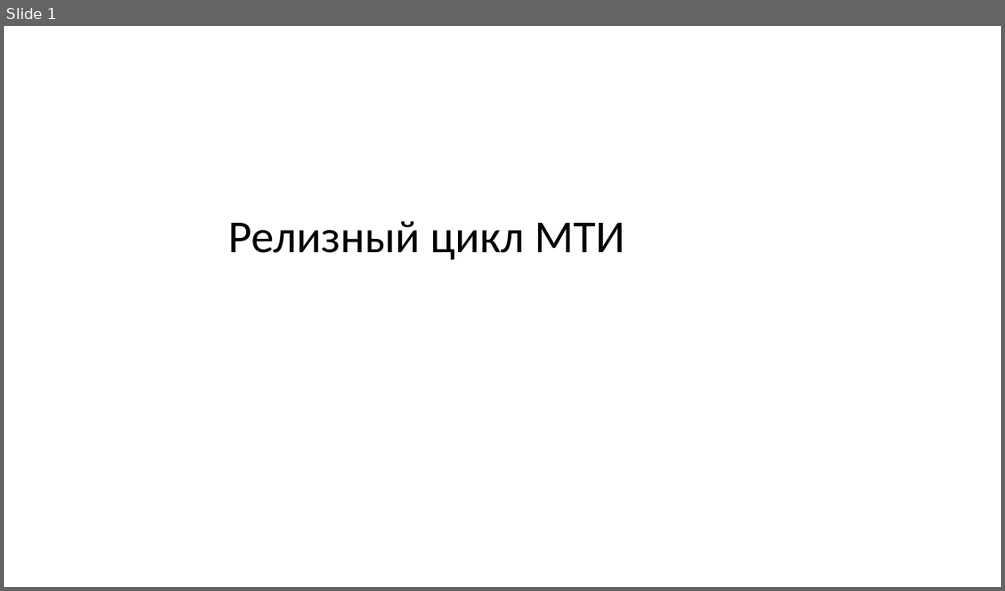
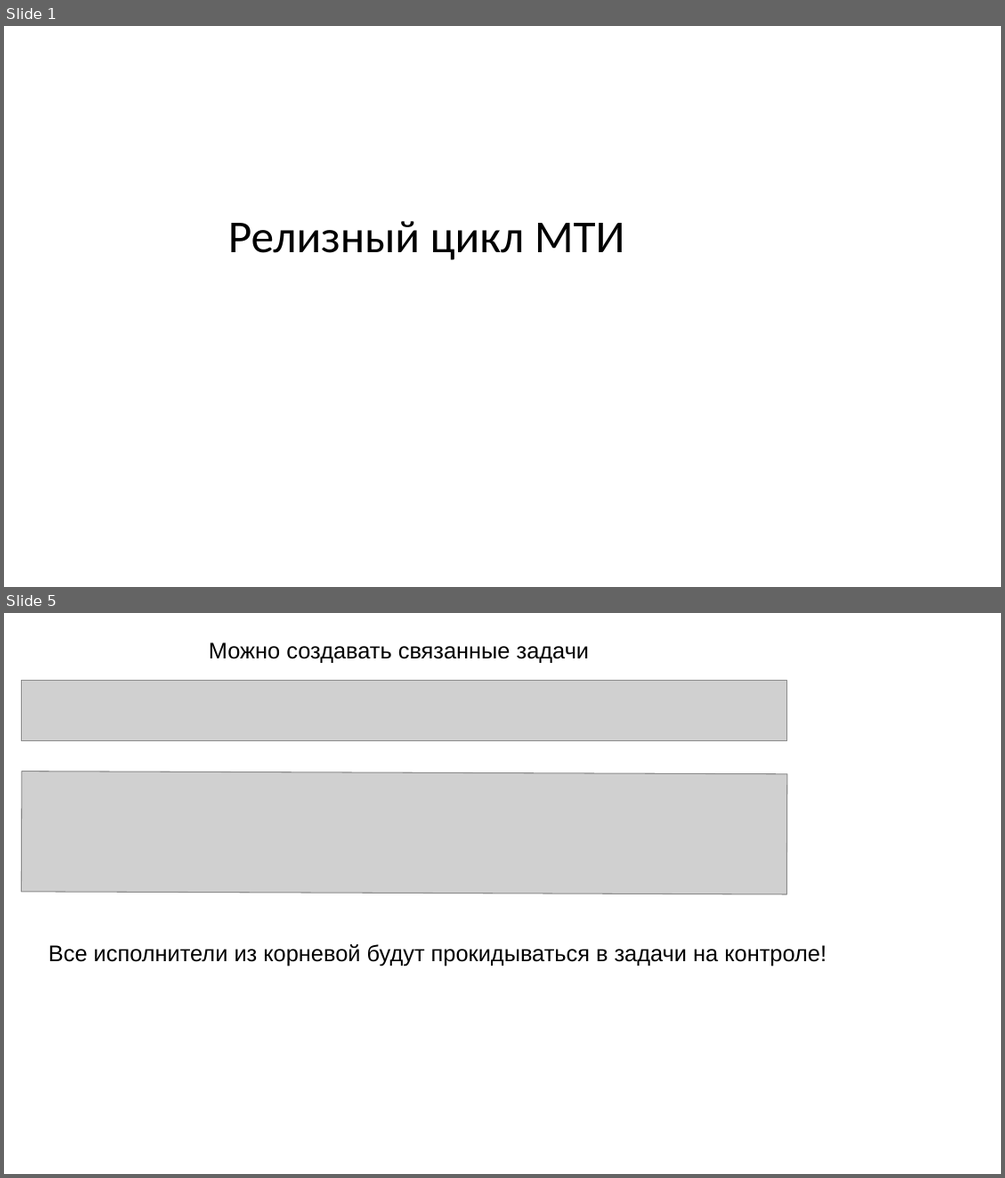
Before and after one commit to akharkov88/Project_Efim_new, a slide deck: Презентация с релизами.pptx. Shown one above the other, each under a label of ours: slide 1 before the commit, slides 1 and 5 after it; the slides between them are not shown. The pictures are 1005x591 and 1005x1178 pixels, drawn with LibreOffice and Linux fonts; fonts in the diff are those of the drawing; grey boxes stand for pictures. Boxes give left, top, right and bottom in pixels: in the first picture for what was removed or moved away, otherwise in the second. Text is boxed around its words. In the diff, an @@ line names an element or a change of style, - is before the commit and + after.

```diff
--- a/Презентация с релизами.pptx
+++ b/Презентация с релизами.pptx
@@ slide 5 added at <box>4,613,1001,1174</box>, background #FFFFFF @@
@@ text added at <box>209,642,590,663</box>, 18 pt, text #000000 @@
+Можно создавать связанные задачи
@@ picture added at <box>22,681,787,741</box> @@
@@ picture added at <box>21,771,786,894</box> @@
@@ text added at <box>48,944,826,966</box>, 18 pt, text #000000 @@
+Все исполнители из корневой будут прокидываться в задачи на контроле!
```
Also in this commit, not shown: 2 slides changed, 6 other slides added, 7 other files.
